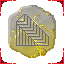
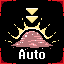
The second 64 x 64 image is a revision of the first. Changes to its layers:
added layer "ShopAutoWarp" in group "SHOP" over box(0, 0, 64, 64)
hid "ShopInfiniteAscentRune" over box(0, 0, 64, 64)
showed "_64black" over box(0, 0, 64, 64)
